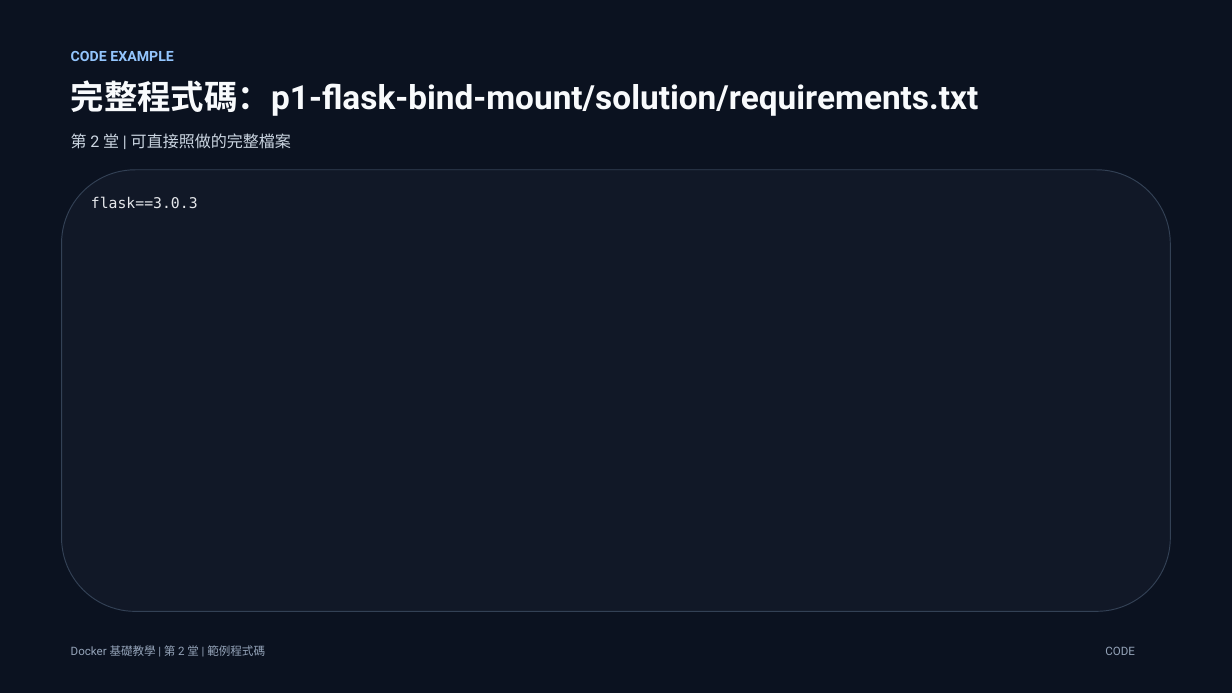
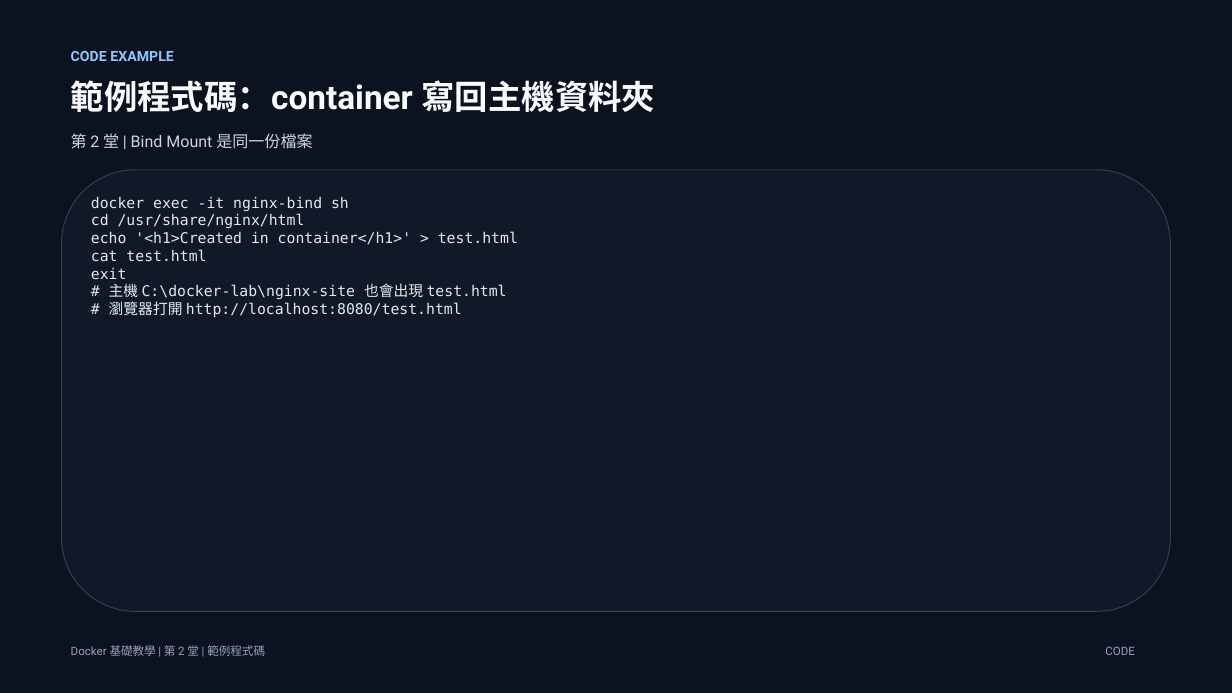
Before and after one commit to lalalalaluk/docker-practice, a slide deck: slide 25 of slides/docker-session2-flask-volume.pptx (slide 40 before the commit). Drawn at 1232x693 pixels with LibreOffice and Linux fonts; fonts in the diff are those of the drawing. Boxes give left, top, right and bottom in pixels: in the first picture for what was removed or moved away, otherwise in the second. Text is boxed around its words. In the diff, an @@ line names an element or a change of style, - is before the commit and + after.

```diff
--- a/slides/docker-session2-flask-volume.pptx
+++ b/slides/docker-session2-flask-volume.pptx
@@ text at [71, 80, 656, 112]: text changed @@
-完整程式碼：p1-flask-bind-mount/solution/requirements.txt
+範例程式碼：container 寫回主機資料夾
@@ text at [71, 133, 312, 149]: text changed @@
-第 2 堂 | 可直接照做的完整檔案
+第 2 堂 | Bind Mount 是同一份檔案
@@ text at [91, 196, 518, 317]: text changed @@
-flask==3.0.3
+docker exec -it nginx-bind sh
+cd /usr/share/nginx/html
+echo '<h1>Created in container</h1>' > test.html
+cat test.html
+exit
+# 主機 C:\docker-lab\nginx-site 也會出現 test.html
+# 瀏覽器打開 http://localhost:8080/test.html
```
Also in this commit, not shown: 38 other slides changed, 3 slides added, 3 slides removed, 4 other files.
